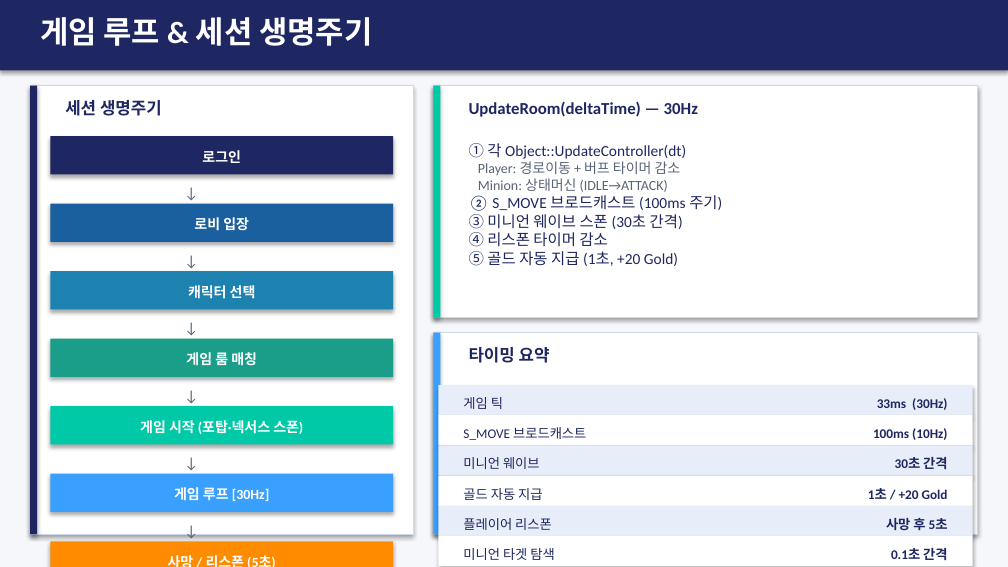
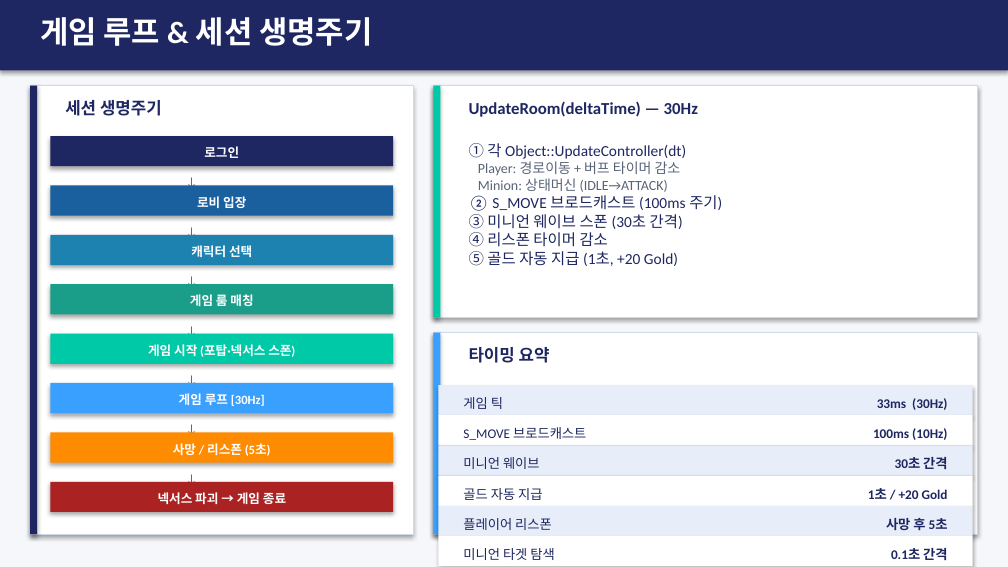
Before and after one commit to shkim4548/GW2, a slide deck: slide 9 of GW2_Portfolio.pptx. Drawn at 1008x567 pixels with LibreOffice and Linux fonts; fonts in the diff are those of the drawing. Boxes give left, top, right and bottom in pixels: in the first picture for what was removed or moved away, otherwise in the second. Text is boxed around its words. In the diff, an @@ line names an element or a change of style, - is before the commit and + after.

```diff
--- a/GW2_Portfolio.pptx
+++ b/GW2_Portfolio.pptx
@@ rectangle: place and size @@
-rectangle at [50, 136, 393, 174]
+rectangle at [50, 136, 393, 166]
@@ text "↓": place and size @@
-text "↓" at [171, 178, 212, 201]
+text "↓" at [171, 169, 212, 182]
@@ rectangle: place and size @@
-rectangle at [50, 204, 393, 242]
+rectangle at [50, 185, 393, 216]
@@ text "로비 입장": place and size @@
-text "로비 입장" at [194, 217, 249, 231]
+text "로비 입장" at [197, 196, 246, 208]
@@ rectangle: place and size @@
-rectangle at [50, 271, 393, 309]
+rectangle at [50, 235, 393, 265]
@@ text "캐릭터 선택": place and size @@
-text "캐릭터 선택" at [188, 285, 256, 299]
+text "캐릭터 선택" at [191, 245, 252, 257]
@@ text "↓": place and size @@
-text "↓" at [171, 246, 212, 268]
+text "↓" at [171, 219, 212, 232]
@@ text "↓": place and size @@
-text "↓" at [171, 313, 212, 336]
+text "↓" at [171, 268, 212, 281]
@@ rectangle: place and size @@
-rectangle at [50, 339, 393, 377]
+rectangle at [50, 284, 393, 314]
@@ text "게임 룸 매칭": place and size @@
-text "게임 룸 매칭" at [186, 350, 257, 368]
+text "게임 룸 매칭" at [190, 292, 253, 309]
@@ text "↓": place and size @@
-text "↓" at [171, 381, 212, 403]
+text "↓" at [171, 318, 212, 331]
@@ rectangle: place and size @@
-rectangle at [50, 406, 393, 445]
+rectangle at [50, 334, 393, 364]
@@ text "게임 시작 (포탑·넥서스 스폰)": place and size @@
-text "게임 시작 (포탑·넥서스 스폰)" at [140, 420, 303, 434]
+text "게임 시작 (포탑·넥서스 스폰)" at [148, 344, 295, 357]
@@ rectangle: place and size @@
-rectangle at [50, 474, 393, 512]
+rectangle at [50, 383, 393, 413]
@@ text "게임 루프 [30Hz]": place and size @@
-text "게임 루프 [30Hz]" at [174, 487, 270, 501]
+text "게임 루프 [30Hz]" at [179, 393, 265, 406]
@@ text "↓": place and size @@
-text "↓" at [171, 449, 212, 471]
+text "↓" at [171, 367, 212, 380]
@@ size 11 to 9 pt in 6 elements at [171, 169, 212, 182], [171, 219, 212, 232], [171, 268, 212, 281], [171, 318, 212, 331], [171, 367, 212, 380], [171, 416, 212, 429] @@
@@ text "↓": place and size @@
-text "↓" at [171, 516, 212, 538]
+text "↓" at [171, 416, 212, 429]
@@ rectangle: place and size @@
-rectangle at [50, 541, 393, 567]
+rectangle at [50, 432, 393, 463]
@@ size 10 to 9 pt in 7 elements at [204, 146, 239, 158], [197, 196, 246, 208], [191, 245, 252, 257], [190, 292, 253, 309], [148, 344, 295, 357], [179, 393, 265, 406], [173, 443, 271, 456] @@
@@ text "사망 / 리스폰 (5초)": place and size @@
-text "사망 / 리스폰 (5초)" at [60, 548, 383, 567]
+text "사망 / 리스폰 (5초)" at [173, 443, 271, 456]
@@ text added at [171, 466, 212, 479], 9 pt, text #5A6478 @@
+↓
@@ rectangle added at [50, 482, 393, 512], fill #AA2222 @@
@@ text added at [158, 492, 286, 504], 9 pt, text #FFFFFF, bold @@
+넥서스 파괴 → 게임 종료
```
Also in this commit, not shown: 3 other slides changed, 16 other files.
